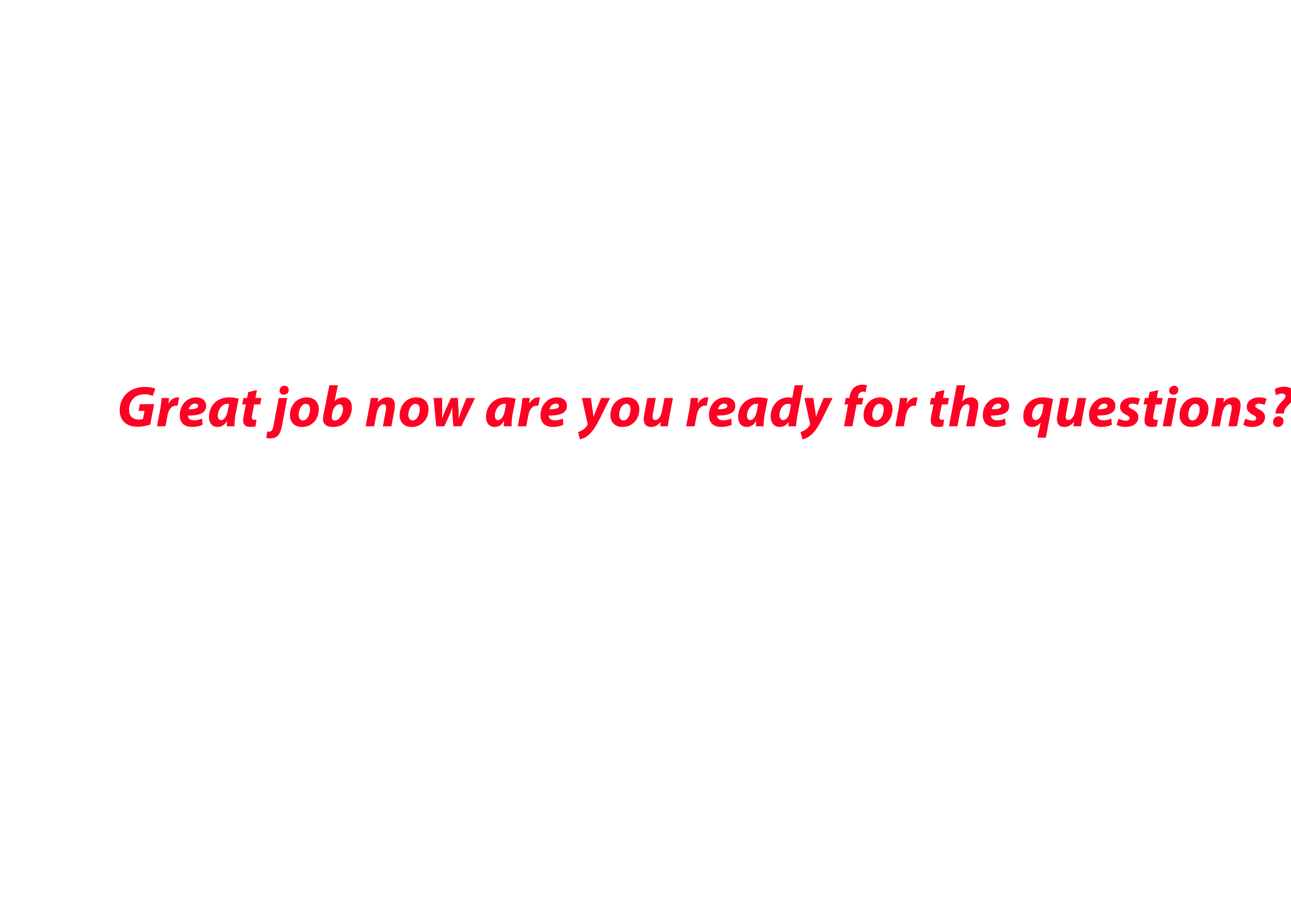
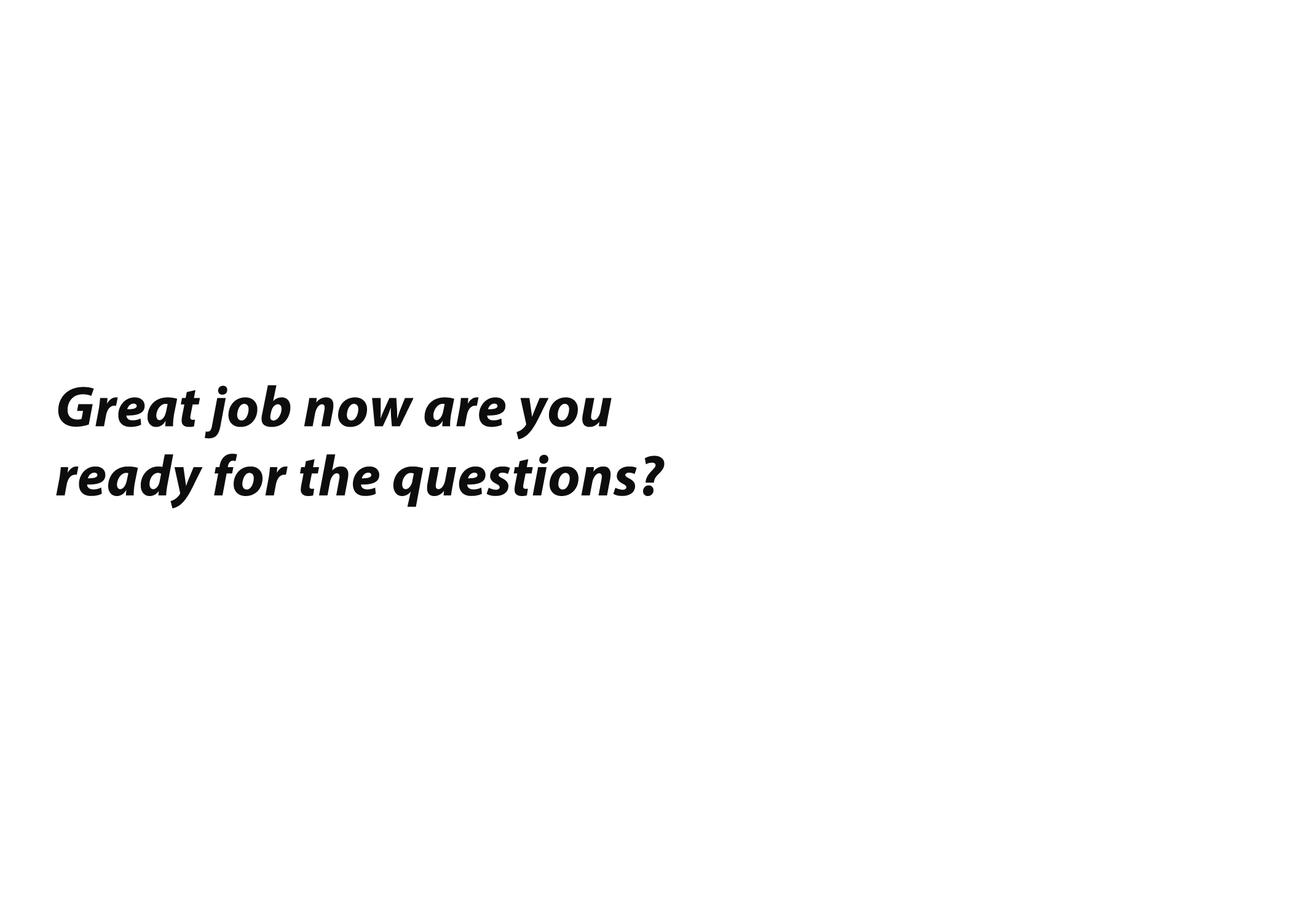
Two versions of the same layered image (1291 x 922). Layer-by-layer changes:
painted on "text" over 55, 384, 1291, 509
